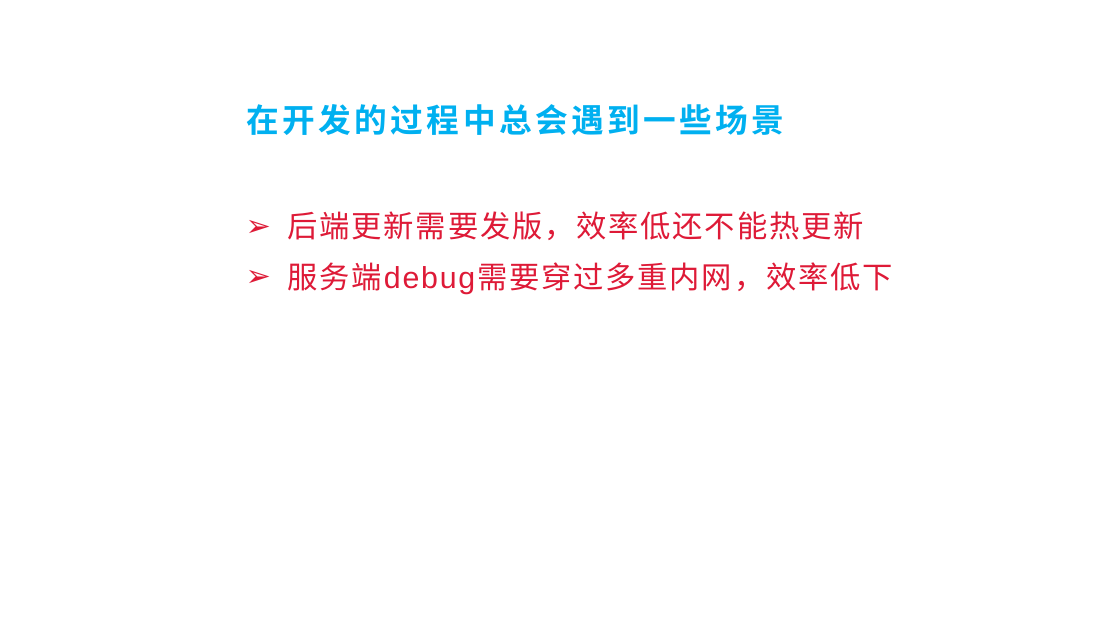
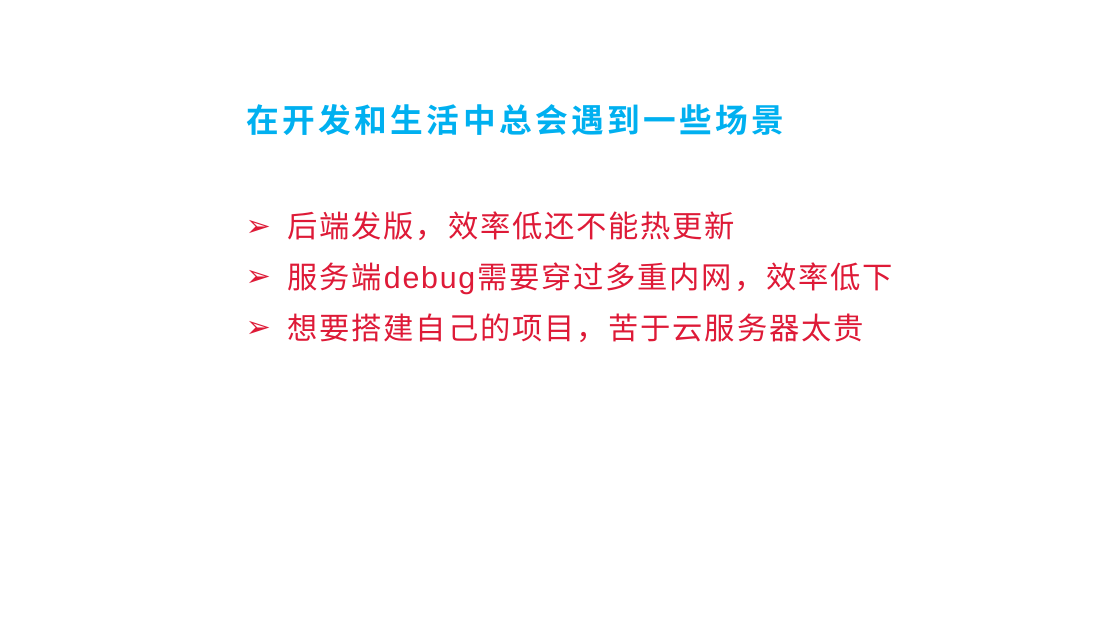
Before and after one commit to fengyuan-liang/notes, a slide deck: slide 3 of 树莓派与内网穿透.pptx. Drawn at 1120x630 pixels with LibreOffice and Linux fonts; fonts in the diff are those of the drawing; background and template pictures are left out. Boxes give left, top, right and bottom in pixels: in the first picture for what was removed or moved away, otherwise in the second. Text is boxed around its words. In the diff, an @@ line names an element or a change of style, - is before the commit and + after.

```diff
--- a/树莓派与内网穿透.pptx
+++ b/树莓派与内网穿透.pptx
@@ title at [246,104,784,135]: text changed @@
-在开发的过程中总会遇到一些场景
+在开发和生活中总会遇到一些场景
@@ text at [288,211,736,240]: text changed @@
-  ➢ 后端更新需要发版，效率低还不能热更新
+  ➢ 后端发版，效率低还不能热更新
@@ text at [288,313,864,342]: paragraph added @@
+  ➢ 想要搭建自己的项目，苦于云服务器太贵
```
Also in this commit, not shown: 3 other slides changed, 15 slides added, 1 slide removed, 1 other file.
